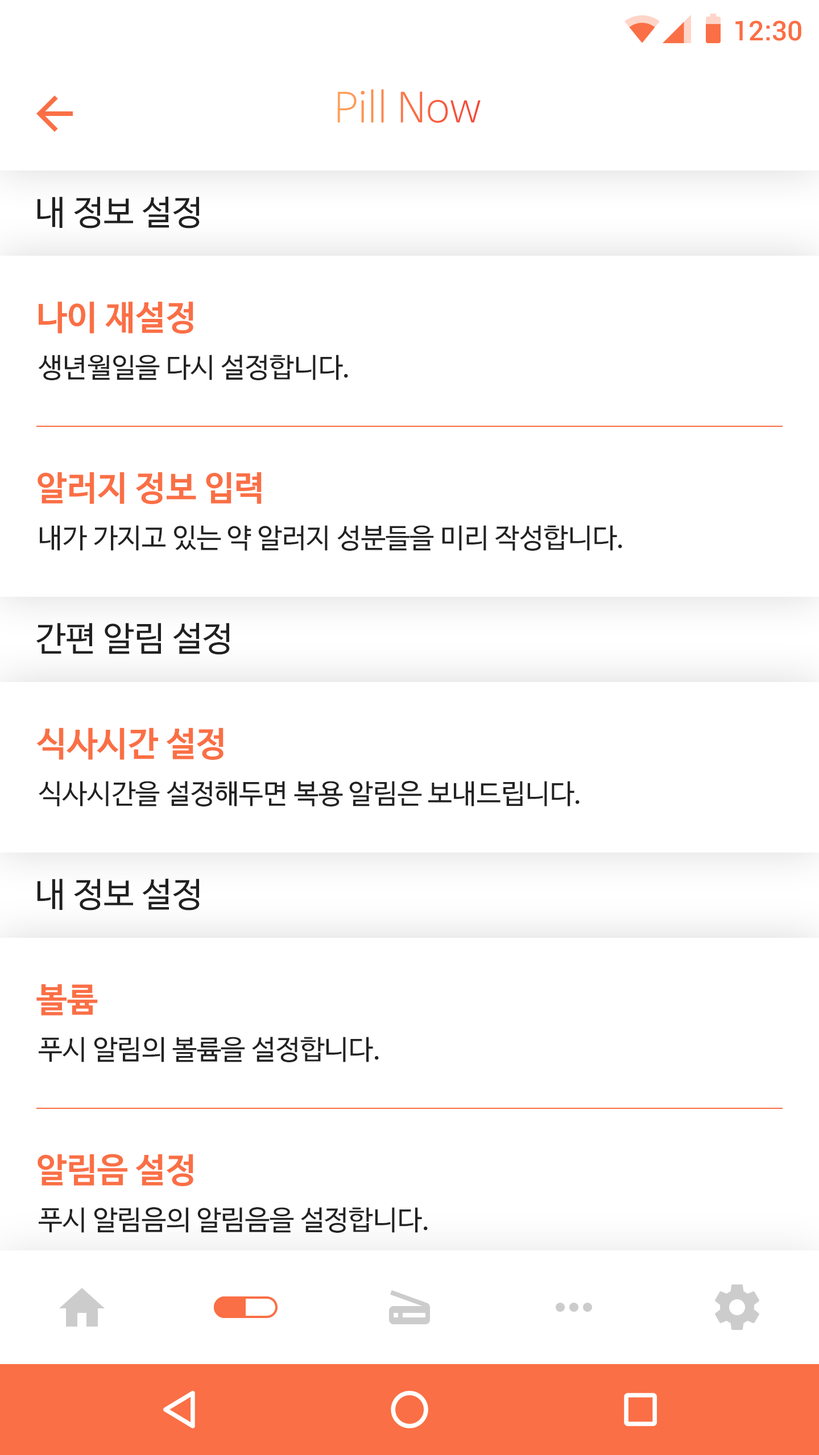
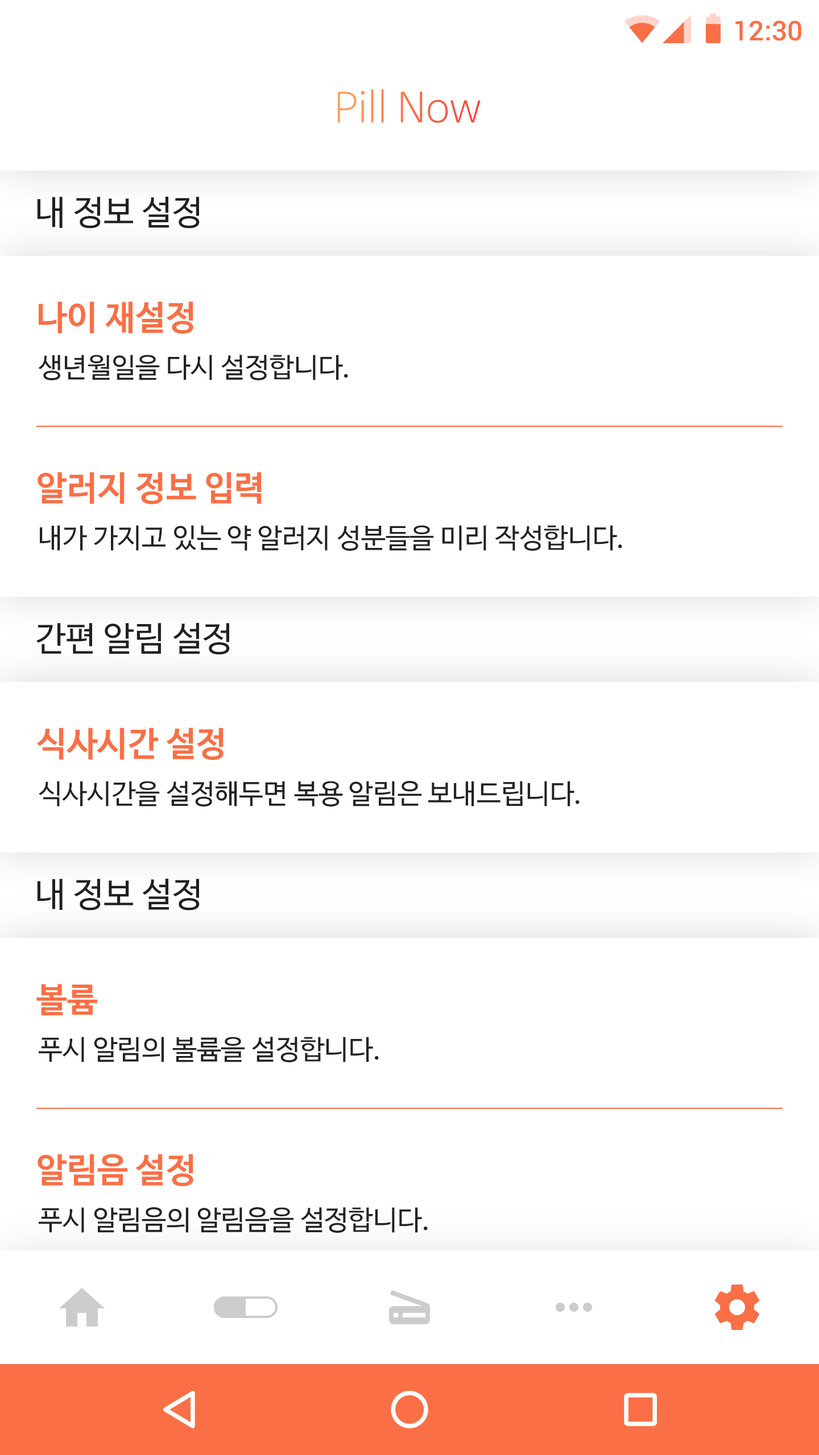
Revision of a layered w=819, h=1455 image; what changed, layer by layer:
moved "Action Bar" above "Menu" over [left=36, top=95, right=73, bottom=132]
removed layer "ic_arrow_back_black_24dp" from group "Action Bar" over [left=36, top=95, right=73, bottom=132]
